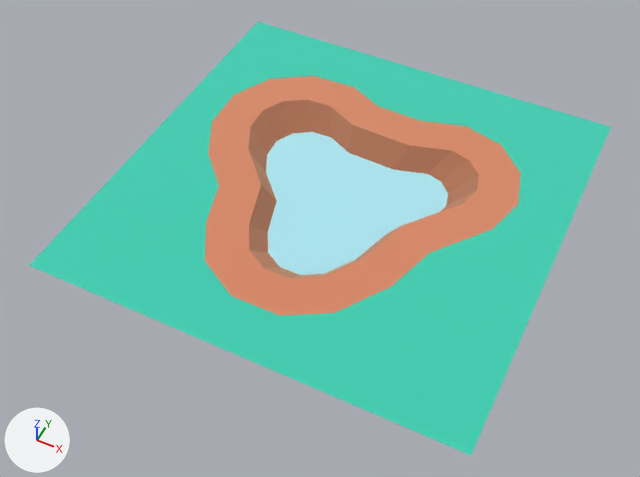
What one commit did to the FBX model Assets/CityRendererSystem/riverprefabs/riverTile.fbx.
Rendered twice from a camera (50 mm lens) standing at (0.603, -1.316, 1.504) and looking at (-0.013, -0.083, -0.037). Lighting does not change. The marker at lower left points along +X, +Y and +Z. The picture after the commit comes second. Where no turn or scale is listed for an object, it has been applied to the vertices. Vertices at exactly the same position are counted once.

The first picture shows 'ground_riverTile_0.001'.
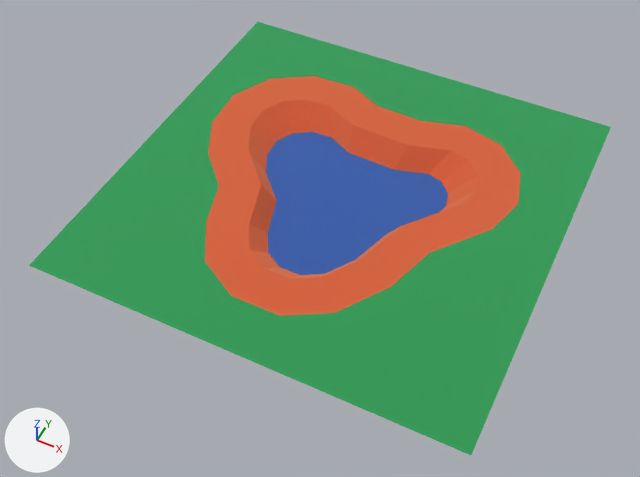
Where the newer file only moved an object's origin or applied its transform, the numbers keep the older frame.

The change, as a diff of the scene's bpy script:
```diff
--- a/Assets/CityRendererSystem/riverprefabs/riverTile.fbx.py
+++ b/Assets/CityRendererSystem/riverprefabs/riverTile.fbx.py
@@ img_colormap_png @@
+img_colormap_png = load_image('colormap.png', 'colormap.png', 512, 512, 'sRGB')
@@ mat_dirt_005 @@
 mat_dirt_005 = principled_material('dirt.005')
-mat_dirt_005.base_color = (0.886, 0.514, 0.341)  # beige #f2be9e
+mat_dirt_005.texture = img_colormap_png
 mat_dirt_005.metallic = 1.0
@@ me_mesh_ground_rivertile_003 @@
 me_mesh_ground_rivertile_003.from_pydata(...)  # 67 vertices, 128 faces; spans x -0.5..0.5, y -0.5..0.5, z 0.0..0.05
 # used by ob_ground_rivertile_0_001; location = (0.0, 0.0, 0.0)
+# me_mesh_ground_rivertile_003 part 1: all 25 faces that had it switch from mat_grass_005 (cyan #73eddd) to mat_dirt_005 (picture img_colormap_png)
+# me_mesh_ground_rivertile_003 part 2: all 42 faces that had it switch from mat_dirtdark_005 (beige #dbab8e) to mat_dirt_005 (picture img_colormap_png)
+# me_mesh_ground_rivertile_003 part 3: all 19 faces that had it switch from mat_water_006 (pale blue #d8faff) to mat_dirt_005 (picture img_colormap_png)
```

Pixel boxes (x1, y1, x2, y2) of what changed, in the pictures (640 x 477 px):
'ground_riverTile_0.001', surface changed, recoloured (darker): (29, 22, 611, 455) in both
part 1 of me_mesh_ground_rivertile_003, recoloured (cyan to green): (29, 22, 611, 455) in both
part 2 of me_mesh_ground_rivertile_003, recoloured: (248, 100, 479, 279) in both
part 3 of me_mesh_ground_rivertile_003, recoloured (pale blue to blue): (266, 132, 448, 275) in both
